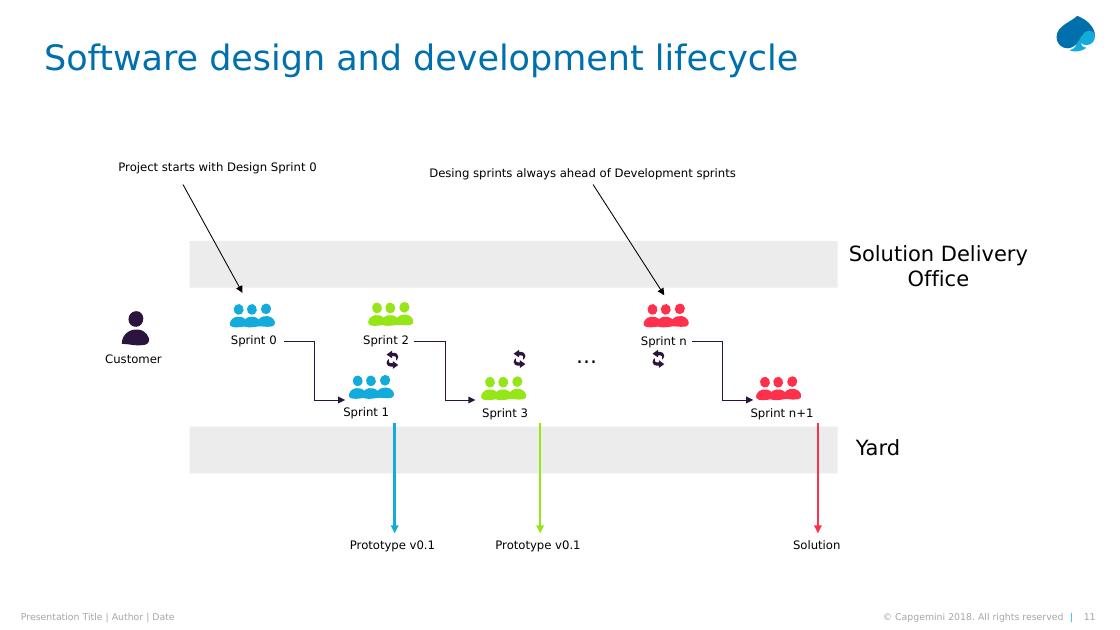
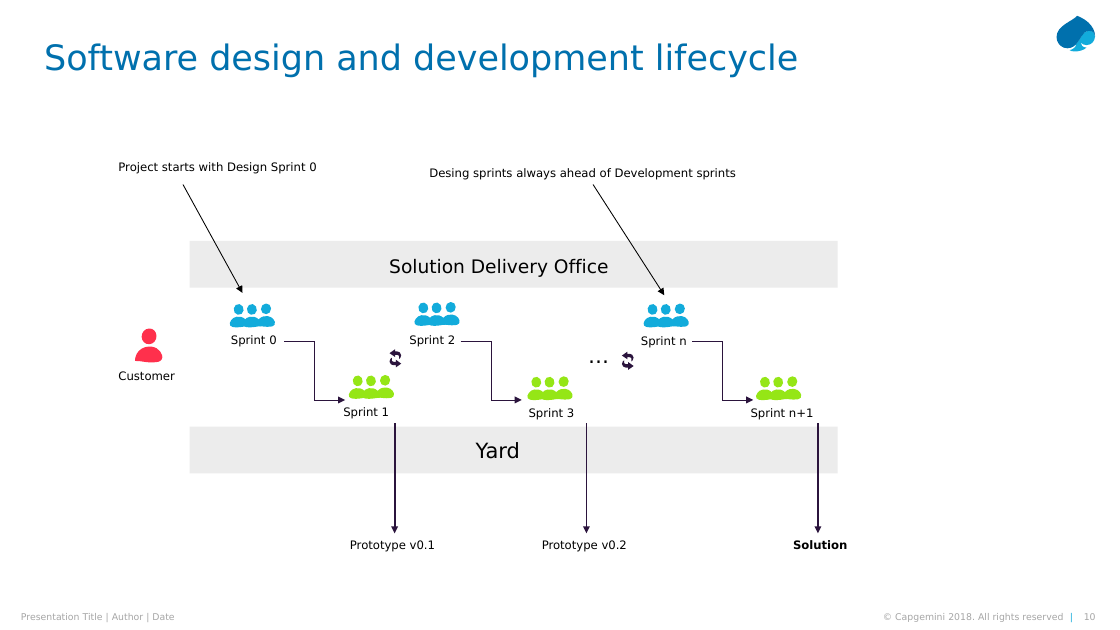
Before and after one commit to devonfw/accelerated-solution-design, a slide deck: slide 10 of ASD_Presentation.pptx (slide 11 before the commit). Drawn at 1120x630 pixels with LibreOffice and Linux fonts; fonts in the diff are those of the drawing. Boxes give left, top, right and bottom in pixels: in the first picture for what was removed or moved away, otherwise in the second. Text is boxed around its words. In the diff, an @@ line names an element or a change of style, - is before the commit and + after.

```diff
--- a/ASD_Presentation.pptx
+++ b/ASD_Presentation.pptx
@@ text "Solution Delivery Office": place and size @@
-text "Solution Delivery Office" at bbox=[849, 245, 1028, 287]
+text "Solution Delivery Office" at bbox=[389, 259, 609, 277]
@@ text "Solution Delivery Office" at bbox=[389, 259, 609, 277]: size 18 to 16 pt @@
@@ freeform shape: place and size @@
-freeform shape at bbox=[129, 311, 144, 327]
+freeform shape at bbox=[141, 329, 156, 344]
@@ freeform shape at bbox=[141, 329, 156, 344]: fill #2B143D to #FF304C @@
@@ 11 freeform shapes, 2 texts, 1 elbow arrow, 1 arrow: place and size @@
-11 freeform shapes, 2 texts, 1 elbow arrow, 1 arrow at bbox=[363, 302, 540, 534]
+11 freeform shapes, 2 texts, 1 elbow arrow, 1 arrow at bbox=[409, 302, 586, 534]
@@ fill #95E616 to #12ABDB in 6 elements at bbox=[445, 302, 455, 313], bbox=[441, 313, 460, 326], bbox=[414, 314, 434, 327], bbox=[418, 302, 429, 314], bbox=[432, 302, 443, 314], bbox=[428, 314, 447, 327] @@
@@ fill #FF304C to #12ABDB in 6 elements at bbox=[675, 303, 685, 314], bbox=[670, 315, 690, 328], bbox=[648, 303, 659, 315], bbox=[644, 316, 663, 329], bbox=[660, 303, 671, 315], bbox=[656, 316, 676, 329] @@
@@ freeform shape: place and size @@
-freeform shape at bbox=[122, 328, 150, 346]
+freeform shape at bbox=[135, 345, 164, 364]
@@ freeform shape at bbox=[135, 345, 164, 364]: fill #2B143D to #FF304C @@
@@ freeform shape: place and size @@
-freeform shape at bbox=[386, 350, 398, 360]
+freeform shape at bbox=[390, 350, 402, 360]
@@ freeform shape: place and size @@
-freeform shape at bbox=[386, 360, 398, 370]
+freeform shape at bbox=[390, 358, 402, 368]
@@ freeform shape removed at bbox=[514, 350, 526, 360] @@
@@ freeform shape removed at bbox=[514, 358, 526, 368] @@
@@ text "…": place and size @@
-text "…" at bbox=[568, 339, 660, 372]
+text "…" at bbox=[580, 339, 672, 372]
@@ freeform shape: place and size @@
-freeform shape at bbox=[653, 350, 665, 360]
+freeform shape at bbox=[622, 352, 634, 362]
@@ text "Customer": place and size @@
-text "Customer" at bbox=[105, 354, 161, 363]
+text "Customer" at bbox=[118, 371, 174, 380]
@@ fill #12ABDB to #95E616 in 6 elements at bbox=[380, 375, 390, 386], bbox=[376, 386, 395, 399], bbox=[353, 375, 364, 386], bbox=[349, 387, 368, 400], bbox=[365, 375, 376, 386], bbox=[361, 387, 381, 400] @@
@@ freeform shape: place and size @@
-freeform shape at bbox=[507, 388, 527, 401]
+freeform shape at bbox=[555, 388, 574, 401]
@@ freeform shape: place and size @@
-freeform shape at bbox=[653, 358, 665, 368]
+freeform shape at bbox=[622, 360, 634, 371]
@@ fill #FF304C to #95E616 in 6 elements at bbox=[787, 376, 797, 387], bbox=[783, 388, 802, 401], bbox=[760, 376, 771, 388], bbox=[755, 388, 775, 401], bbox=[773, 376, 784, 388], bbox=[769, 388, 788, 401] @@
@@ arrow (395, 423) - (395, 534): stroke #12ABDB 2.25 pt to #2B143D 1.5 pt @@
@@ text "Yard": place and size @@
-text "Yard" at bbox=[856, 439, 900, 456]
+text "Yard" at bbox=[476, 442, 520, 459]
@@ arrow (586, 423) - (586, 534): stroke #95E616 2.25 pt to #2B143D 1.5 pt @@
@@ arrow (818, 423) - (818, 534): stroke #FF304C 2.25 pt to #2B143D 1.5 pt @@
@@ text "Solution" at bbox=[793, 540, 847, 549]: bold on @@
@@ text at bbox=[542, 540, 627, 552]: text changed @@
-Prototype v0.1
+Prototype v0.2
@@ page number at bbox=[1084, 613, 1096, 620]: text changed @@
-11
+10
```
Also in this commit, not shown: 9 other slides changed, 1 slide removed.
